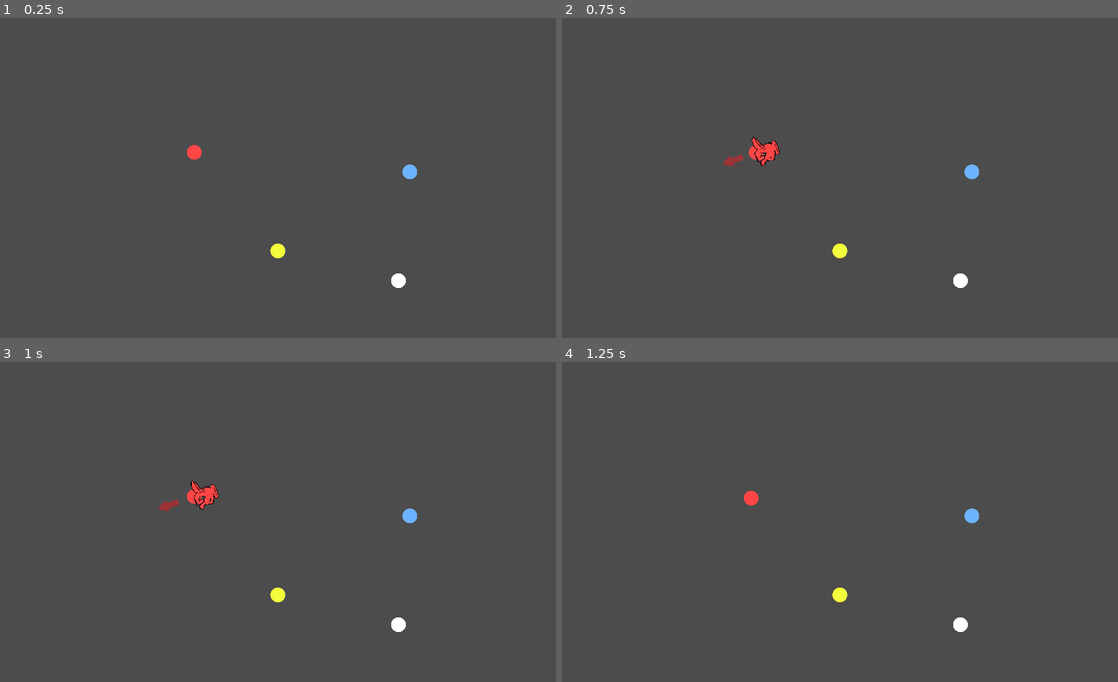
Above: before the commit, frames 1-4 (two rows, left to right).
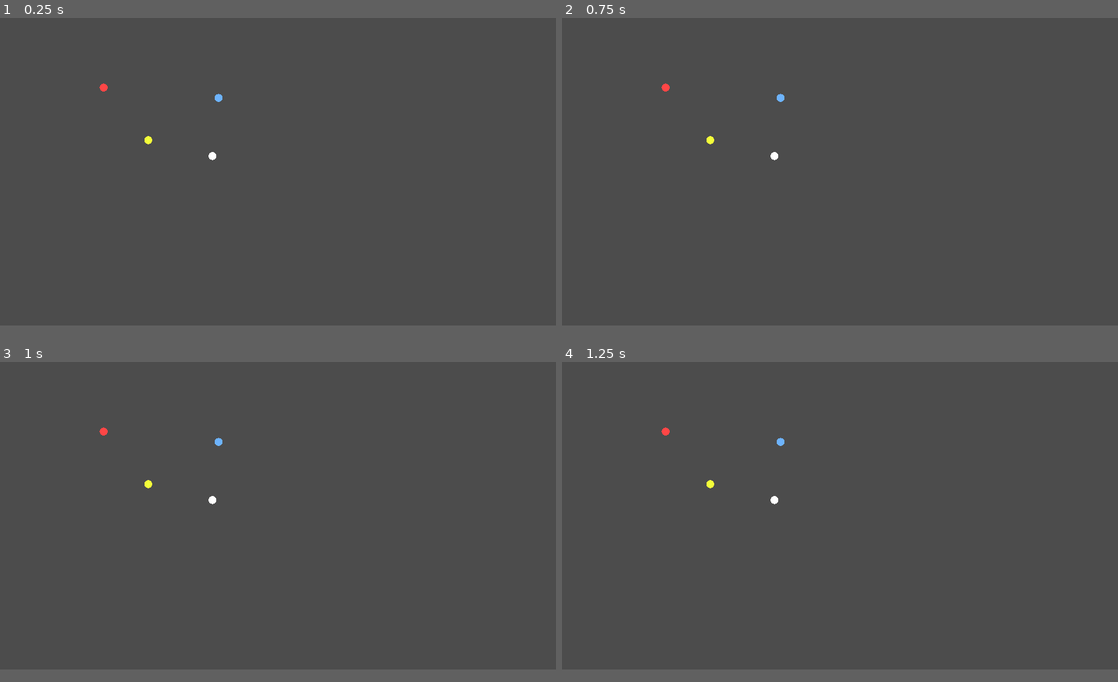
Above: after the commit, the same moments.

Repository: petey3/black-hole-fun
Game: Godot game, scene res://GodPoolGame/TestScenes/BallTest.tscn
Same seed, same stepped clock (60 frames per second), same inputs: the game is played once before the commit and once after it.
Inputs (mouse positions are in pixels of both pictures, inside the frame that each line leads up to):
- Up to frame 1 (0.25 s): no input
- Up to frame 2 (0.75 s): tap Enter (ui_accept) at 0.5 s; drag from (756, 152) to (895, 104) at 0.52 s
- Up to frame 3 (1 s): no input
- Up to frame 4 (1.25 s): no input
The window is 800x468 before the commit and 800x450 after it. Grey fills any space a smaller window leaves; there, only what the larger window draws over its background counts as a difference.

The runs differ from the first frame. In frame 1, 0.5% of the frame differs, in the area x 17-75%, y 20-85%; in frame 2, 0.8%; in frame 3, 0.8%; in frame 4, 0.5%.

Commit message:
Set camera size to 1080 rez, increased test ball damp

Diff:
--- a/GodPoolGame/TestScenes/BallTest.tscn
+++ b/GodPoolGame/TestScenes/BallTest.tscn
@@ -1,14 +1,8 @@
-[gd_scene load_steps=6 format=2]
+[gd_scene load_steps=4 format=2]
 
 [ext_resource path="res://GodPoolGame/TestSubjects/TestBall.tscn" type="PackedScene" id=1]
 [ext_resource path="res://GodPoolGame/TestScenes/BallTest.gd" type="Script" id=3]
 [ext_resource path="res://GodPoolGame/TestSubjects/BlackHole.tscn" type="PackedScene" id=4]
-
-[sub_resource type="RectangleShape2D" id=1]
-extents = Vector2( 10, 300 )
-
-[sub_resource type="RectangleShape2D" id=2]
-extents = Vector2( 500, 10 )
 
 [node name="BallTest" type="Node2D"]
 script = ExtResource( 3 )
@@ -29,32 +23,6 @@
 [node name="BlackHole" parent="." instance=ExtResource( 4 )]
 position = Vector2( 734, 494 )
 
-[node name="Level" type="Node2D" parent="."]
-
-[node name="StaticBody2D" type="StaticBody2D" parent="Level"]
-
-[node name="CollisionShape2D" type="CollisionShape2D" parent="Level/StaticBody2D"]
-position = Vector2( 0, 300 )
-shape = SubResource( 1 )
-
-[node name="StaticBody2D2" type="StaticBody2D" parent="Level"]
-
-[node name="CollisionShape2D" type="CollisionShape2D" parent="Level/StaticBody2D2"]
-position = Vector2( 1031, 295 )
-shape = SubResource( 1 )
-
-[node name="StaticBody2D3" type="StaticBody2D" parent="Level"]
-
-[node name="CollisionShape2D" type="CollisionShape2D" parent="Level/StaticBody2D3"]
-position = Vector2( 500, 0 )
-shape = SubResource( 2 )
-
-[node name="StaticBody2D4" type="StaticBody2D" parent="Level"]
-
-[node name="CollisionShape2D" type="CollisionShape2D" parent="Level/StaticBody2D4"]
-position = Vector2( 516, 603 )
-shape = SubResource( 2 )
-
 [connection signal="swallow_ball" from="BlackHole" to="." method="_on_BlackHole_swallow_ball"]
 
 [editable path="PlayerBall"]
--- a/GodPoolGame/TestScenes/CollisionShapeTest.tscn
+++ b/GodPoolGame/TestScenes/CollisionShapeTest.tscn
@@ -9,11 +9,26 @@
 
 [node name="BallTest" parent="." instance=ExtResource( 1 )]
 
+[node name="PlayerBall" parent="BallTest" index="0"]
+position = Vector2( 604, 416 )
+__meta__ = {
+"_edit_group_": true
+}
+
 [node name="TestBall2" parent="BallTest" index="1"]
-position = Vector2( 840, 350 )
+position = Vector2( 722, 166 )
+__meta__ = {
+"_edit_group_": true
+}
 
 [node name="TestBall3" parent="BallTest" index="2"]
-position = Vector2( 351, 483 )
+position = Vector2( 235, 550 )
+
+[node name="BlackHole" parent="BallTest" index="3"]
+position = Vector2( 1208, 691 )
+__meta__ = {
+"_edit_group_": true
+}
 
 [editable path="BallTest"]
 [editable path="BallTest/PlayerBall"]
--- a/GodPoolGame/TestScenes/UniverseBoundaries.tscn
+++ b/GodPoolGame/TestScenes/UniverseBoundaries.tscn
@@ -21,20 +21,24 @@
 [node name="TopHalf" type="StaticBody2D" parent="UniverseRoot"]
 
 [node name="CollisionPolygon2D" type="CollisionPolygon2D" parent="UniverseRoot/TopHalf"]
+scale = Vector2( 1.875, 1.875 )
 build_mode = 1
-polygon = PoolVector2Array( 0, 0, 1024, 0, 1024, 310, 906, 310, 889, 158, 709, 67, 300, 78, 91, 213, 107, 313, 0, 313 )
+polygon = PoolVector2Array( 0, 0, 1024, 0, 1024, 310, 906, 310, 889, 158, 709, 67, 300, 78, 91, 213, 106.133, 287.467, 0, 313 )
 
 [node name="BottomHalf" type="StaticBody2D" parent="UniverseRoot"]
-position = Vector2( 0, 600 )
+position = Vector2( 0, 1080 )
 
 [node name="CollisionPolygon2D" type="CollisionPolygon2D" parent="UniverseRoot/BottomHalf"]
+scale = Vector2( 1.875, 1.875 )
 build_mode = 1
 polygon = PoolVector2Array( 0, 0, 0, -300, 108, -289, 132, -153, 565, -56, 787, -165, 907, -292, 1025, -290, 1027, 0 )
 
 [node name="InnerSpaceMask" type="Polygon2D" parent="UniverseRoot"]
+position = Vector2( 27, 164 )
+scale = Vector2( 1.85819, 1.24059 )
 color = Color( 0.466667, 0.294118, 0.545098, 1 )
 texture = ExtResource( 5 )
-polygon = PoolVector2Array( 907, 306, 791, 436, 562, 545, 133, 449, 89, 217, 297, 79, 708, 67, 889, 157, 905, 305 )
+polygon = PoolVector2Array( 554.841, 653.723, 117.857, 508.631, 79.1092, 191.845, 289.529, -14.5093, 699.067, -31.4368, 882.579, 106.401, 896.033, 303.889, 779.253, 488.479 )
 
 [node name="FeedbackRunner" type="Node" parent="."]
 script = ExtResource( 3 )
--- a/GodPoolGame/TestSubjects/TestBall.tscn
+++ b/GodPoolGame/TestSubjects/TestBall.tscn
@@ -24,6 +24,7 @@
 continuous_cd = 2
 contacts_reported = 10
 contact_monitor = true
+linear_damp = 0.4
 script = ExtResource( 2 )
 
 [node name="Sprite" type="Sprite" parent="."]
--- a/project.godot
+++ b/project.godot
@@ -355,6 +355,8 @@
 
 [display]
 
+window/size/width=1920
+window/size/height=1080
 window/stretch/mode="2d"
 window/stretch/aspect="keep"
 
